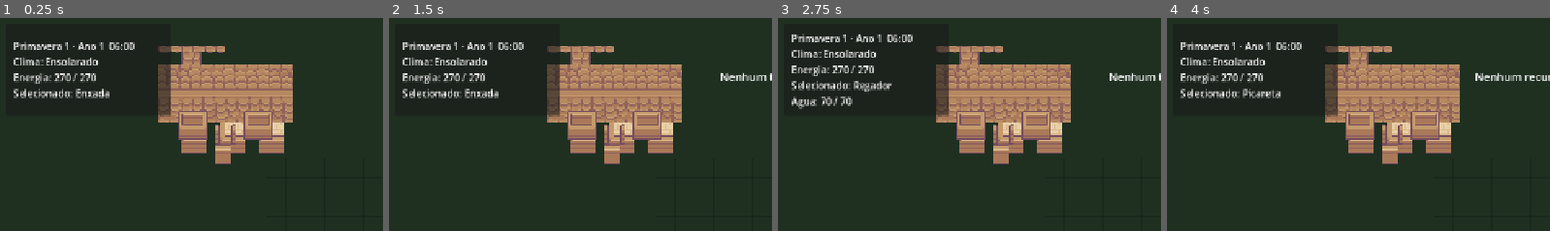
Above: before the commit, frames 1-4 (left to right).
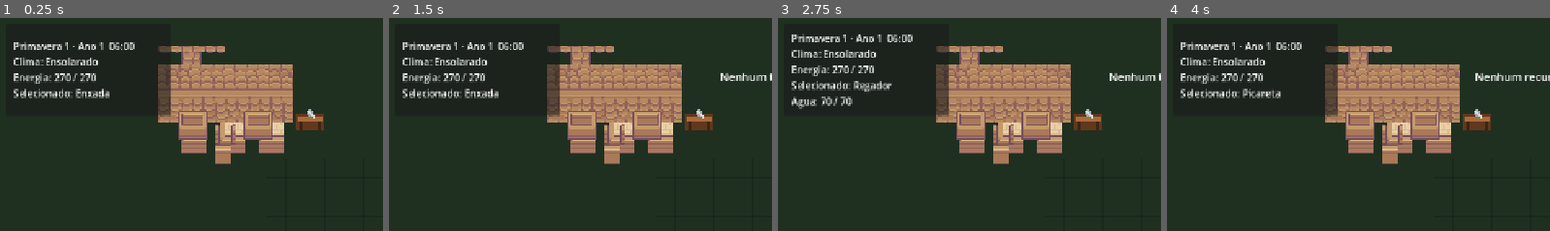
Above: after the commit, the same moments.

Repository: HelioConde/GameSlime
Game: Godot game, scene res://scenes/world/main.tscn
Same seed, same stepped clock (60 frames per second), same inputs: the game is played once before the commit and once after it.
Inputs (mouse positions are % of the whole screen's width and height, from its top left):
- Up to frame 1 (0.25 s): no input
- Up to frame 2 (1.5 s): tap Enter at 0.5 s; move the mouse to (72, 45) at 0.52 s; hold D 0.53-1.28 s; tap E at 0.6 s; click (72, 45) at 0.67 s; tap Space at 0.77, 1.25 s; move the mouse to (30, 55) at 1.27 s; hold S from 1.28 s (still down); tap 1 at 1.35 s
- Up to frame 3 (2.75 s): tap Space at 1.52 s; move the mouse to (60, 28) at 2.02 s; release S at 2.03 s; hold D from 2.03 s (still down); tap 2 at 2.1 s
- Up to frame 4 (4 s): move the mouse to (45, 70) at 2.77 s; release D at 2.78 s; hold W 2.78-3.53 s; tap 3 at 2.85 s; click (45, 70) at 2.92 s; tap Space at 3.02, 3.77 s; tap Enter at 3.5 s; move the mouse to (80, 65) at 3.52 s; hold A from 3.53 s (still down); tap 4 at 3.6 s
The pictures show only the part of the screen within x 0-50%, y 0-50%; the shares and areas given below are measured in that part.

The runs differ from the first frame. In frame 1, 0.6% of the frame differs, in the area x 77-85%, y 42-54%; in frame 2, 0.6%; in frame 3, 0.6%; in frame 4, 0.6%.

Commit message:
feat: place tool upgrade station near farmhouse

Diff:
--- a/scenes/world/main.tscn
+++ b/scenes/world/main.tscn
@@ -10,6 +10,7 @@
 [ext_resource type="PackedScene" path="res://scenes/world/rock_resource.tscn" id="8_rock"]
 [ext_resource type="PackedScene" path="res://scenes/ui/weather_fx.tscn" id="9_weather"]
 [ext_resource type="PackedScene" path="res://scenes/world/farmhouse.tscn" id="10_house"]
+[ext_resource type="PackedScene" path="res://scenes/world/tool_upgrade_station.tscn" id="11_upgrade"]
 
 [node name="Main" type="Node2D"]
 texture_filter = 1
@@ -17,6 +18,9 @@
 
 [node name="Farmhouse" parent="." instance=ExtResource("10_house")]
 position = Vector2(380, 185)
+
+[node name="ToolUpgradeStation" parent="." instance=ExtResource("11_upgrade")]
+position = Vector2(520, 180)
 
 [node name="FarmField" parent="." instance=ExtResource("3_farm")]
 position = Vector2(448, 240)
Not shown: 1 places in scenes/world/main.tscn that only renumber resources
